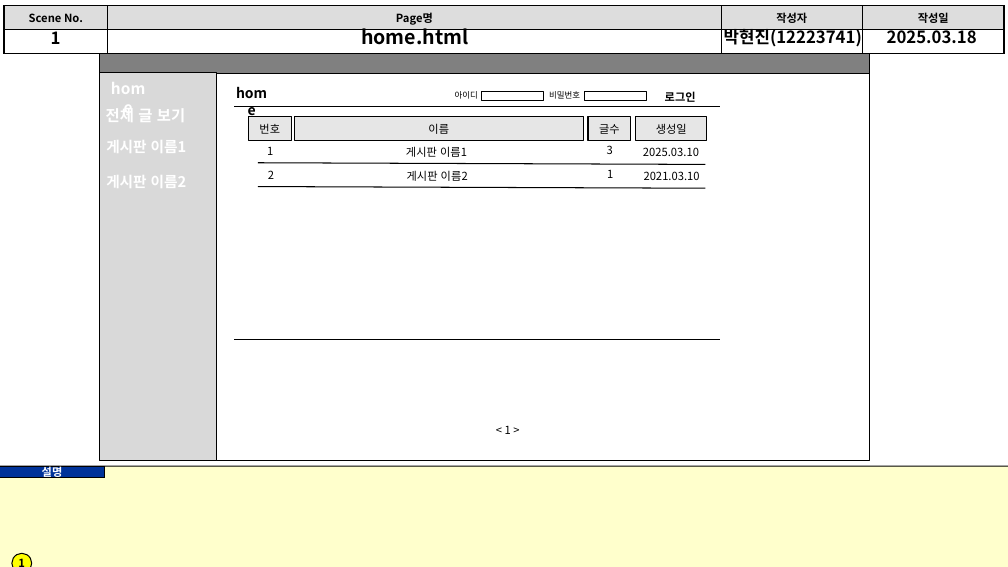
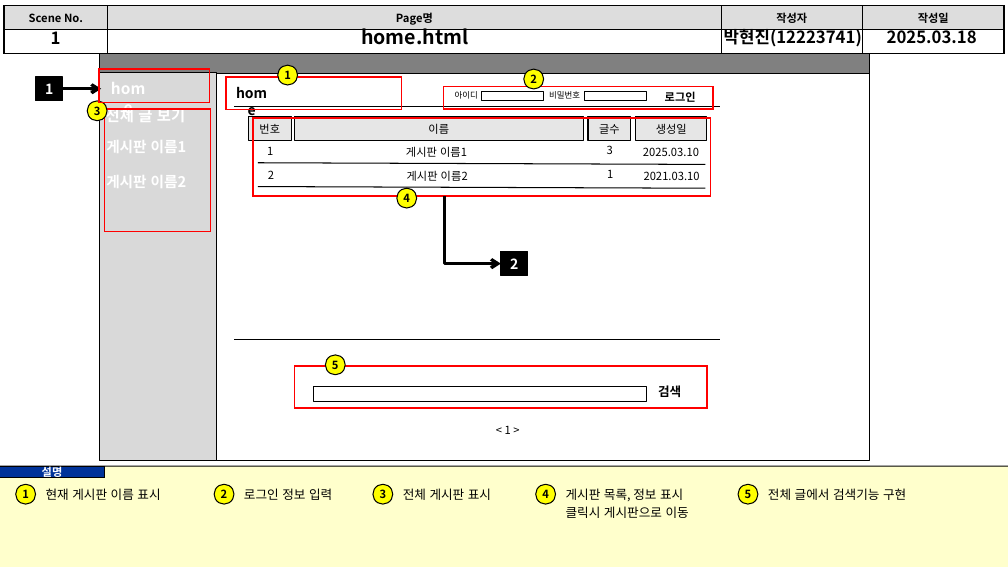
Before and after one commit to hyeon-jin-park/study, a slide deck: slide 2 of work/internet_programing/Test_final/public/인터넷 프로그래밍 스토리보드 과제.pptx. Drawn at 1008x567 pixels with LibreOffice and Linux fonts; fonts in the diff are those of the drawing. Boxes give left, top, right and bottom in pixels: in the first picture for what was removed or moved away, otherwise in the second. Text is boxed around its words. In the diff, an @@ line names an element or a change of style, - is before the commit and + after.

```diff
--- a/work/internet_programing/Test_final/public/인터넷 프로그래밍 스토리보드 과제.pptx
+++ b/work/internet_programing/Test_final/public/인터넷 프로그래밍 스토리보드 과제.pptx
@@ rectangle added at bbox=[35, 77, 62, 101], fill #000000, outline #000000 0.75 pt, 10 pt, text #FFFFFF, bold @@
+1
@@ elbow arrow added from (62, 89) to (101, 89), #000000 2.25 pt @@
@@ rectangle added at bbox=[99, 70, 209, 103], outline #FF0000 1 pt @@
@@ rectangle added at bbox=[226, 78, 401, 110], outline #FF0000 1 pt @@
@@ ellipse added at bbox=[278, 66, 298, 86], fill #FFFF00, outline #000000 0.75 pt, 8 pt, text #000000, bold @@
+1
@@ rectangle added at bbox=[444, 87, 714, 109], outline #FF0000 1 pt @@
@@ ellipse added at bbox=[524, 70, 544, 90], fill #FFFF00, outline #000000 0.75 pt, 8 pt, text #000000, bold @@
+2
@@ ellipse added at bbox=[88, 101, 108, 121], fill #FFFF00, outline #000000 0.75 pt, 8 pt, text #000000, bold @@
+3
@@ rectangle added at bbox=[105, 109, 211, 232], outline #FF0000 1 pt @@
@@ rectangle added at bbox=[253, 118, 711, 197], outline #FF0000 1 pt @@
@@ ellipse added at bbox=[397, 188, 417, 209], fill #FFFF00, outline #000000 0.75 pt, 8 pt, text #000000, bold @@
+4
@@ elbow arrow added from (445, 197) to (501, 264), #000000 2.25 pt @@
@@ rectangle added at bbox=[501, 252, 528, 276], fill #000000, outline #000000 0.75 pt, 10 pt, text #FFFFFF, bold @@
+2
@@ ellipse added at bbox=[326, 355, 346, 375], fill #FFFF00, outline #000000 0.75 pt, 8 pt, text #000000, bold @@
+5
@@ rectangle added at bbox=[294, 366, 707, 408], outline #FF0000 1 pt @@
@@ rectangle added at bbox=[313, 387, 647, 402], outline #000000 0.75 pt @@
@@ text added at bbox=[658, 385, 681, 397], 9 pt, text #000000, bold @@
+검색
@@ ellipse "1": place and size @@
-ellipse "1" at bbox=[12, 553, 32, 567]
+ellipse "1" at bbox=[16, 484, 36, 504]
@@ text added at bbox=[46, 488, 160, 500], 9 pt, text #000000 @@
+현재 게시판 이름 표시
@@ ellipse added at bbox=[214, 484, 234, 504], fill #FFFF00, outline #000000 0.75 pt, 8 pt, text #000000, bold @@
+2
@@ text added at bbox=[244, 488, 332, 500], 9 pt, text #000000 @@
+로그인 정보 입력
@@ ellipse added at bbox=[373, 484, 393, 504], fill #FFFF00, outline #000000 0.75 pt, 8 pt, text #000000, bold @@
+3
@@ text added at bbox=[403, 488, 491, 500], 9 pt, text #000000 @@
+전체 게시판 표시
@@ ellipse added at bbox=[535, 484, 555, 504], fill #FFFF00, outline #000000 0.75 pt, 8 pt, text #000000, bold @@
+4
@@ text added at bbox=[566, 488, 689, 518], 9 pt, text #000000 @@
+게시판 목록, 정보 표시
+클릭시 게시판으로 이동
@@ ellipse added at bbox=[738, 484, 758, 504], fill #FFFF00, outline #000000 0.75 pt, 8 pt, text #000000, bold @@
+5
@@ text added at bbox=[768, 488, 906, 500], 9 pt, text #000000 @@
+전체 글에서 검색기능 구현
```
Also in this commit, not shown: 4 other slides changed, 1 slide added.
